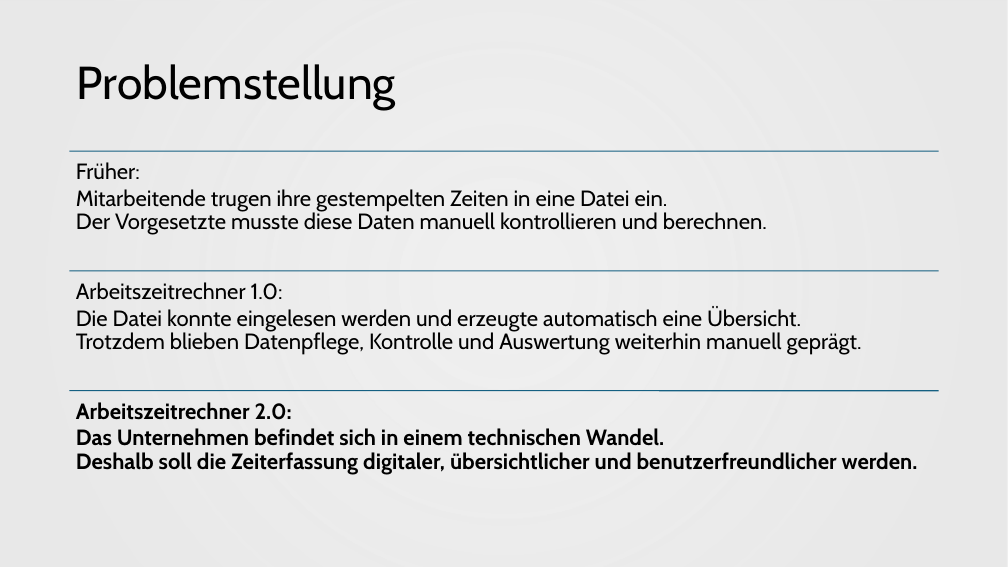
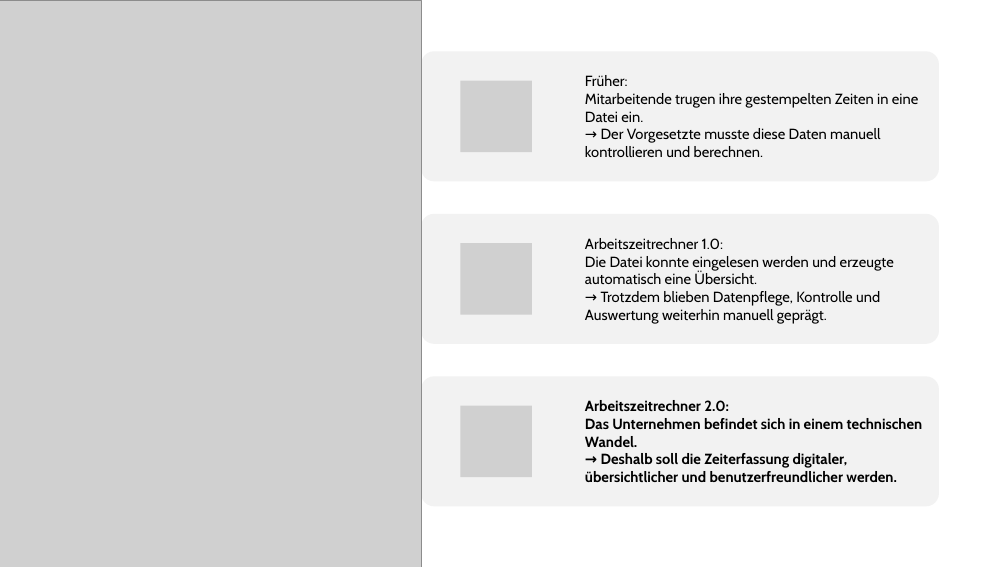
Before and after one commit to M-Abdiu/Gruppe_06-Arbeitszeitrechner_2.0, a slide deck: slide 4 of Gruppe_06-Arbeitszeitrechner_2.0/docs/Arbeitszeit-Auswertungsprogramm_v2.0.pptx. Drawn at 1008x567 pixels with LibreOffice and Linux fonts; fonts in the diff are those of the drawing; grey boxes stand for pictures; background and template pictures are left out. Boxes give left, top, right and bottom in pixels: in the first picture for what was removed or moved away, otherwise in the second. Text is boxed around its words. In the diff, an @@ line names an element or a change of style, - is before the commit and + after.

```diff
--- a/Gruppe_06-Arbeitszeitrechner_2.0/docs/Arbeitszeit-Auswertungsprogramm_v2.0.pptx
+++ b/Gruppe_06-Arbeitszeitrechner_2.0/docs/Arbeitszeit-Auswertungsprogramm_v2.0.pptx
@@ rectangle removed at <box>0,0,1008,567</box> @@
@@ picture added at <box>0,0,421,567</box> @@
@@ vertical alignment top to middle in 3 elements at <box>585,400,923,482</box>, <box>585,238,894,324</box>, <box>585,75,918,157</box> @@
@@ title removed at <box>77,64,396,110</box> @@
-Problemstellung
@@ text at <box>585,75,918,157</box>: text changed; size 21 to 14 pt @@
-Früher:
-Mitarbeitende trugen ihre gestempelten Zeiten in eine Datei ein.
-Der Vorgesetzte musste diese Daten manuell kontrollieren und berechnen.
+Früher:
+Mitarbeitende trugen ihre gestempelten Zeiten in eine Datei ein.
+→ Der Vorgesetzte musste diese Daten manuell kontrollieren und berechnen.
@@ line removed from (70, 151) to (939, 151) @@
@@ text at <box>585,238,894,324</box>: text changed; size 21 to 14 pt @@
-Arbeitszeitrechner 1.0:
-Die Datei konnte eingelesen werden und erzeugte automatisch eine Übersicht.
-Trotzdem blieben Datenpflege, Kontrolle und Auswertung weiterhin manuell geprägt.
+Arbeitszeitrechner 1.0:
+Die Datei konnte eingelesen werden und erzeugte automatisch eine Übersicht.
+→ Trotzdem blieben Datenpflege, Kontrolle und Auswertung weiterhin manuell geprägt.
@@ line removed from (70, 271) to (939, 271) @@
@@ line removed from (70, 391) to (939, 391) @@
@@ group added at <box>421,51,939,507</box>: 3 rounded rectangles, 3 pictures @@
@@ text at <box>585,400,923,482</box>: text changed; size 21 to 14 pt @@
-Arbeitszeitrechner 2.0:
-Das Unternehmen befindet sich in einem technischen Wandel.
-Deshalb soll die Zeiterfassung digitaler, übersichtlicher und benutzerfreundlicher werden.
+Arbeitszeitrechner 2.0:
+Das Unternehmen befindet sich in einem technischen Wandel.
+→ Deshalb soll die Zeiterfassung digitaler, übersichtlicher und benutzerfreundlicher werden.
```
Also in this commit, not shown: 3 other slides changed.
